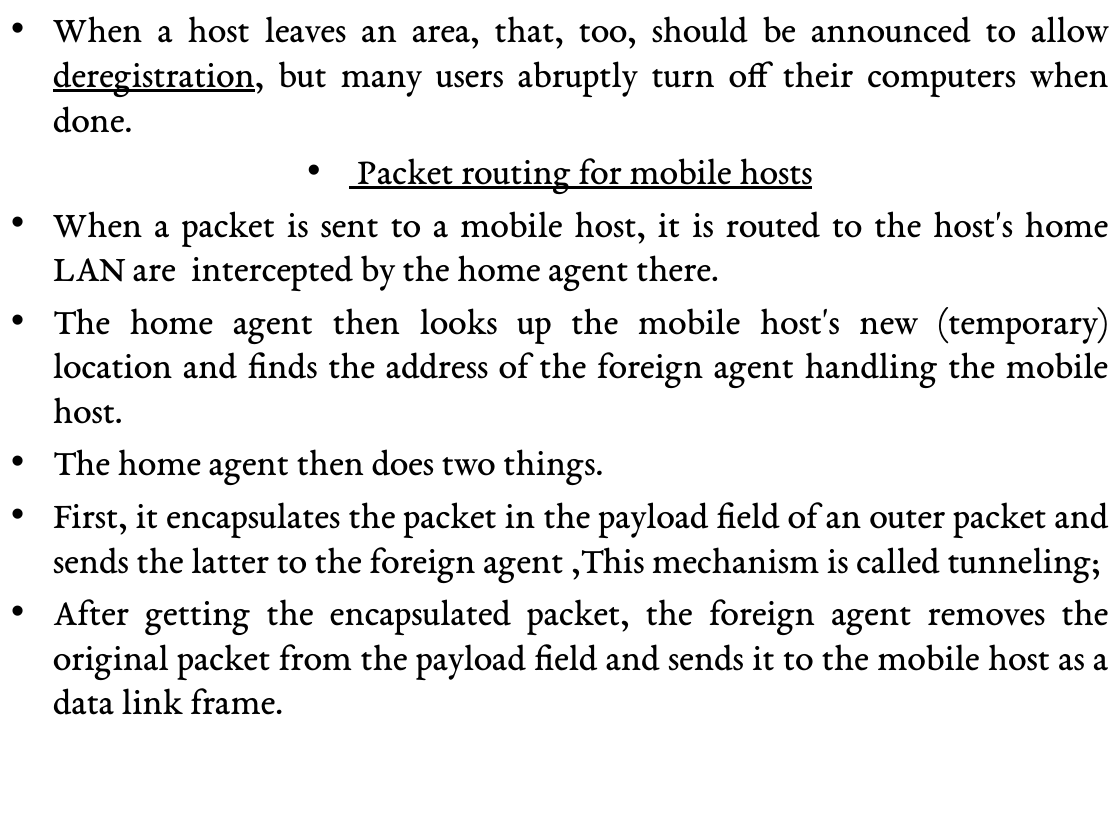
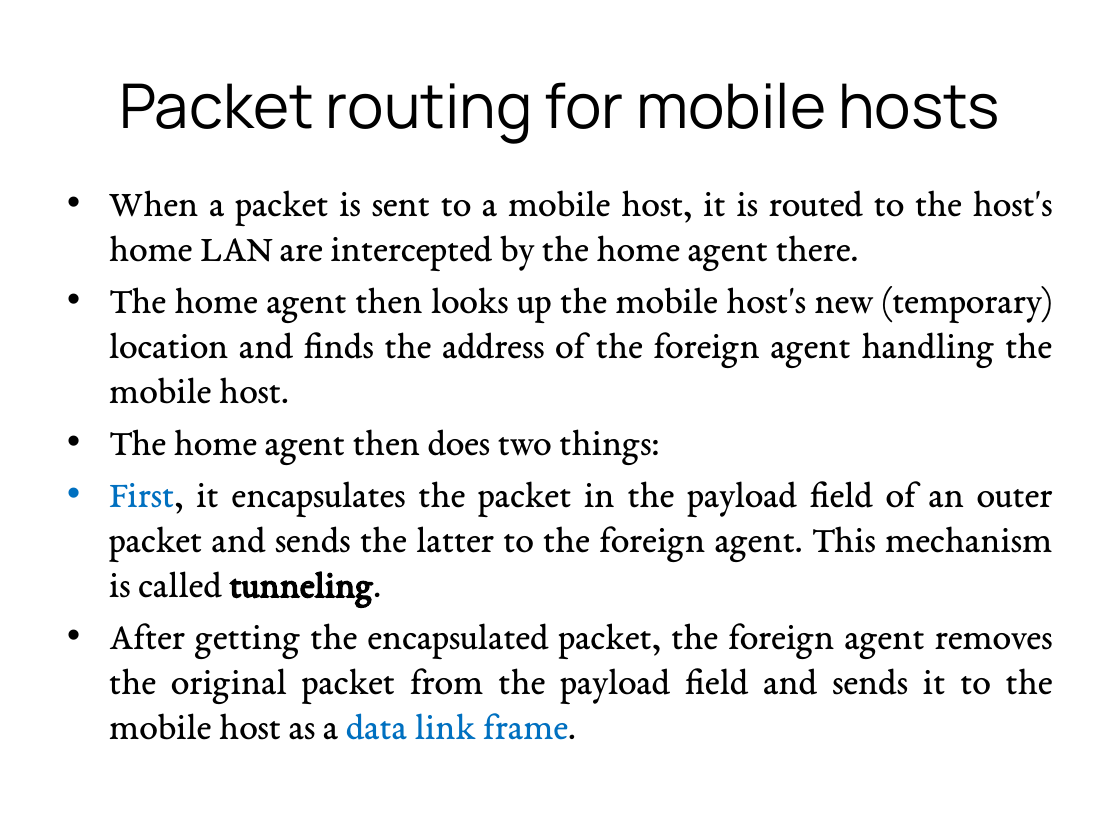
Before and after one commit to GeneralNitin/S6, a slide deck: slide 5 of 03. Computer Networks/PPTs/3.4. Mobile Hosts.pptx. Drawn at 1120x840 pixels with LibreOffice and Linux fonts; fonts in the diff are those of the drawing. Boxes give left, top, right and bottom in pixels: in the first picture for what was removed or moved away, otherwise in the second. Text is boxed around its words. In the diff, an @@ line names an element or a change of style, - is before the commit and + after.

```diff
--- a/03. Computer Networks/PPTs/3.4. Mobile Hosts.pptx
+++ b/03. Computer Networks/PPTs/3.4. Mobile Hosts.pptx
@@ text at <box>53,16,1109,194</box>: paragraphs removed @@
-• When a host leaves an area, that, too, should be announced to allow deregistration, but many users abruptly turn off their computers when done.
-• Packet routing for mobile hosts
@@ title added at <box>119,82,1000,144</box>, 39.6 pt, text #000000 @@
+Packet routing for mobile hosts
@@ text "When a packet is sent ...": place and size @@
-text "When a packet is sent ..." at <box>53,16,1109,715</box>
+text "When a packet is sent ..." at <box>109,190,1053,740</box>
@@ text at <box>109,429,1053,606</box>: text changed @@
-• The home agent then does two things.
-• First, it encapsulates the packet in the payload field of an outer packet and sends the latter to the foreign agent ,This mechanism is called tunneling;
+• The home agent then does two things:
+• First, it encapsulates the packet in the payload field of an outer packet and sends the latter to the foreign agent. This mechanism is called tunneling.
@@ text at <box>109,623,1053,740</box>: text colour #000000 to #0070C0 in "data link frame." @@
```
Also in this commit, not shown: 4 other slides changed, 22 other files.
